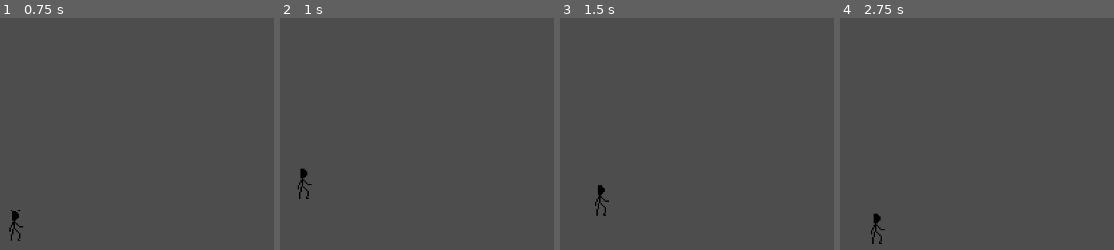
Above: before the commit, frames 1-4 (left to right).
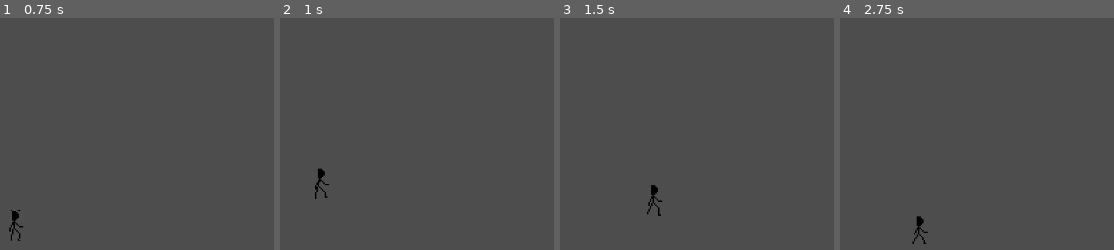
Above: after the commit, the same moments.

Repository: erikdervik/eisen-und-ehre
Game: Godot game, scene res://game.tscn
Two runs of this game, one before a commit and one after it. Both use one fixed random seed, a clock stepped at 60 frames per second and the inputs below.
Inputs:
- Up to frame 1 (0.75 s): hold D (p1_right) from 0.53 s (still down); tap E (p1_attack) at 0.6 s
- Up to frame 2 (1 s): keep holding D (p1_right); tap W (p1_jump) at 0.77 s; tap Space (p1_lunge) at 0.8 s
- Up to frame 3 (1.5 s): keep holding D (p1_right); tap Space (p1_lunge) at 1.35 s
- Up to frame 4 (2.75 s): tap W (p1_jump) at 1.52 s; tap Q (p1_parry) at 1.55, 2.1 s; release D (p1_right) at 2.03 s; hold A (p1_left) from 2.03 s (still down); tap E (p1_attack) at 2.3 s

Frame 1 is identical in both runs. In frame 2, 0.5% of the frame differs, in the area x 6-18%, y 64-79%; in frame 3, 0.5%; in frame 4, 0.5%, in the area x 11-33%, y 84-98%.

Commit message:
added animarion

Diff:
--- a/fechter.gd
+++ b/fechter.gd
@@ -1,5 +1,5 @@
 extends CharacterBody2D
-const SPEED = 3000.0
+const SPEED = 9000.0
 const JUMP_VELOCITY = -400.0
 
 const CAN_PARRY = ["IDLE","FORWARD", "BACK"]
@@ -22,25 +22,31 @@
 		state = "ATTACK"
 		#CHANGE ANIMATION
 		#SPAWN HITBOX after N frames
+		$AnimatedSprite2D.play("hit n stand")
 	if Input.is_action_just_pressed("p1_lunge") and is_on_floor() and state in CAN_LUNGE:
 		state = "LUNGE"
 		#CHANGE ANIMATION
 		#CATAPULT RIGHT
 		#SPAWN HITBOX after N frames
+		$AnimatedSprite2D.play("lunge")
 	if Input.is_action_just_pressed("p1_parry") and is_on_floor() and state in CAN_PARRY:
 		state = "PARRY"
 		#change animation
 		parryTime = 3
+		$AnimatedSprite2D.play("idle")
 
 	if Input.is_action_pressed("p1_right") and is_on_floor() and state in CAN_FOWARD:
 		state = "FORWARD"
 		velocity.x = SPEED * delta
+		$AnimatedSprite2D.play("walk")
 	elif Input.is_action_pressed("p1_left") and is_on_floor() and state in CAN_BACK:
 		state = "BACK"
 		velocity.x = -SPEED * delta
+		$AnimatedSprite2D.play("backwards")
 	elif is_on_floor():
 		state = "IDLE"
 		velocity.x = 0
+		$AnimatedSprite2D.play("idle")
 
 
 
